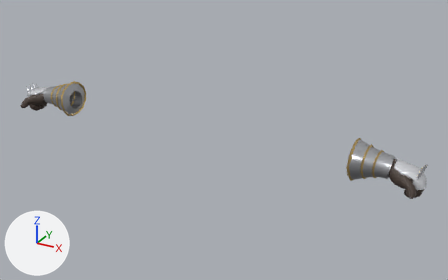
The glTF model game/assets/characters/hero/wear/spiked_gauntlet.glb as it was, and as the next commit left it.
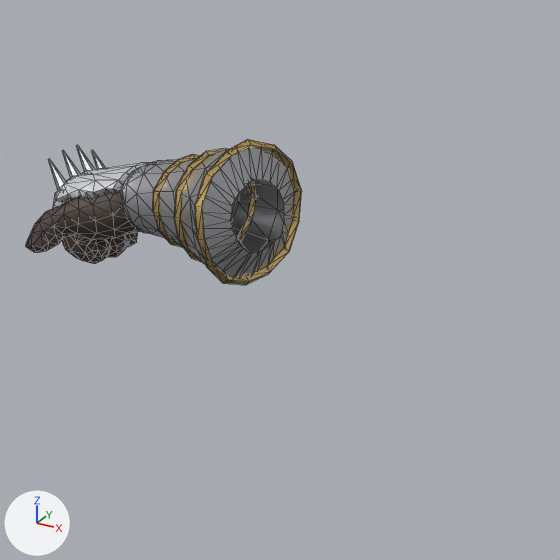
Old and new are each drawn whole from a 50 mm lens placed at (1.134, -1.852, 2.352), pointed at (0.098, 0.031, 1.41) and again close up on the part from 3% to 33% of the width and 17% to 65% of the height. Arrows for +X, +Y and +Z are at lower left; the lights stay in place. The first two pictures are the older version. The close-ups show mesh edges as thin lines. Vertices at exactly the same position are counted once.

In view in the first close-up: 'wear_R'.
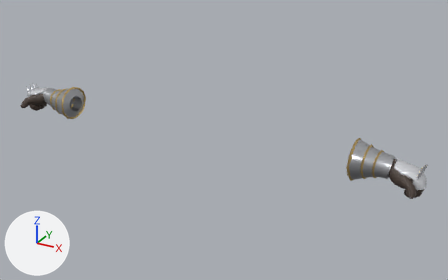
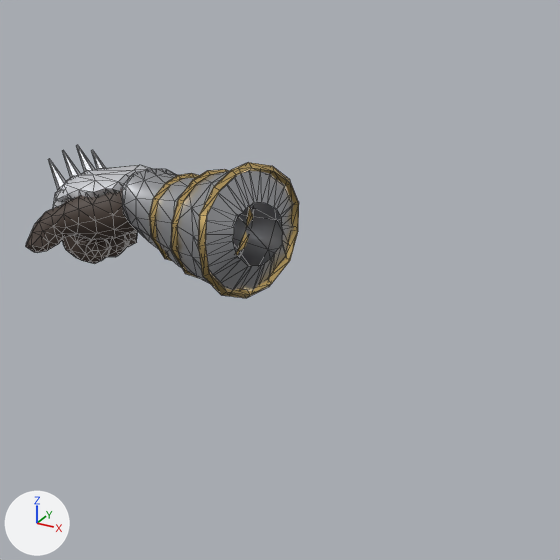
The newer file adds a shape key; the second version is drawn at full value of the shape key 'female' of 'wear_R', and the change is written as the vertex moves it makes.

Pixel boxes (x1, y1, x2, y2) of what changed, in the close-ups (560 x 560 px; the box of a moved part takes in the faces that stretch with it):
'wear_R', reshaped
    before: (26, 139, 302, 285)
    after: (26, 145, 299, 298)
part 1 of me_wear_r, moved or reshaped
    before: (88, 139, 302, 285)
    after: (88, 162, 299, 298)

The change, as a diff of the scene's bpy script:
```diff
--- a/game/assets/characters/hero/wear/spiked_gauntlet.glb.py
+++ b/game/assets/characters/hero/wear/spiked_gauntlet.glb.py
@@ me_wear_r @@
 # used by ob_wear_r; location = (0.0, 0.0, 0.0)
-me_wear_r.from_pydata(...)  # 933 vertices, 1670 faces; spans x -0.853..-0.599, y -0.09..0.086, z 1.378..1.532
+me_wear_r.from_pydata(...)  # 933 vertices, 1670 faces; spans x -0.853..-0.596, y -0.09..0.078, z 1.37..1.51
+# me_wear_r part 1: 416 of 933 vertices moved; they spanned x -0.763..-0.599, y -0.069..0.086, z 1.385..1.532 and now span x -0.762..-0.596, y -0.07..0.078, z 1.37..1.51; mean shift (0.001, -0.004, -0.01); largest move (-0.615, 0.02, 1.527) -> (-0.613, 0.015, 1.505)
 me_wear_r.materials.append(mat_bh_steel__it_hw_bright)
```
